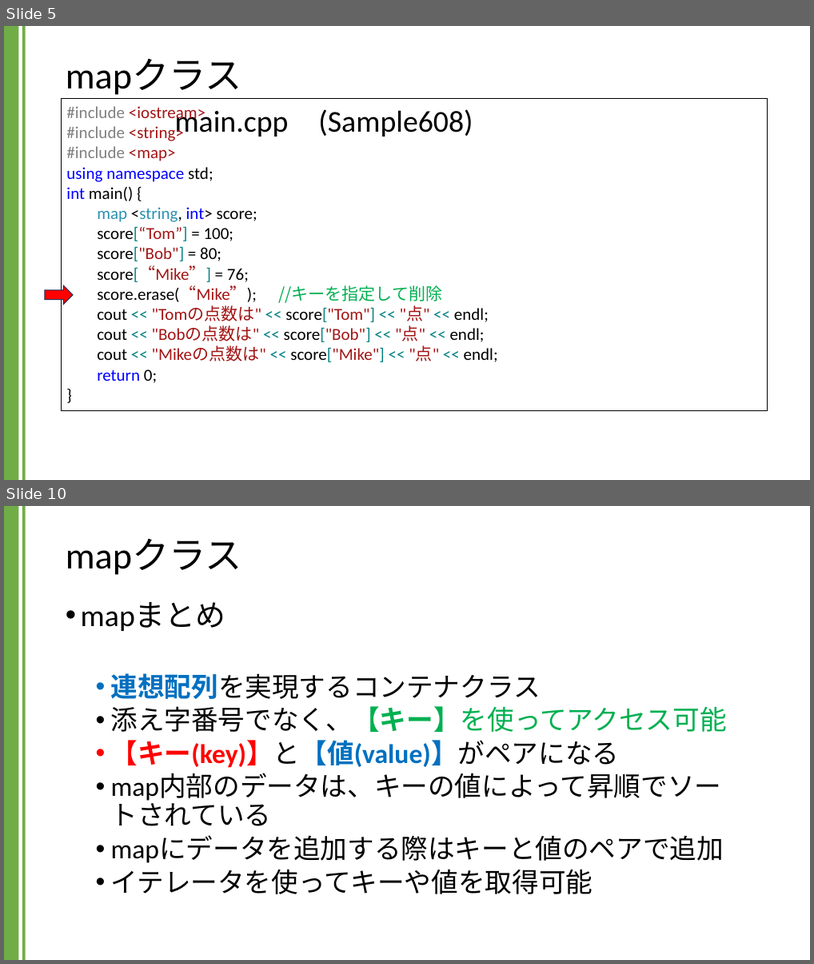
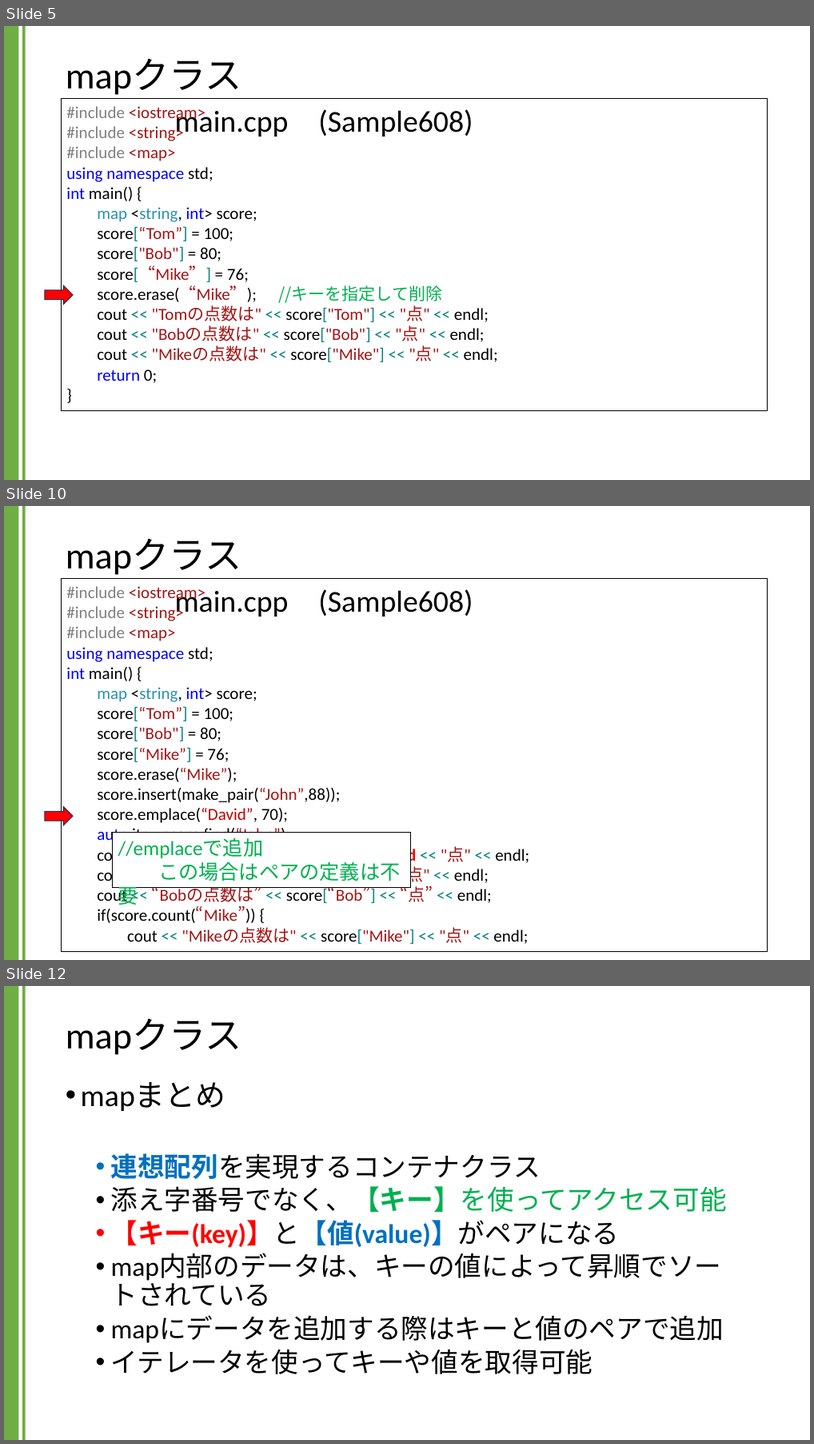
Before and after one commit to kic-murata/cpp2024, a slide deck: 授業資料/講義資料：Mapクラス.pptx. Shown one above the other, each under a label of ours: slides 5 and 10 before the commit, slides 5, 10 and 12 after it; the slides between them are not shown. The pictures are 814x964 and 814x1444 pixels, drawn with LibreOffice and Linux fonts; fonts in the diff are those of the drawing. Boxes give left, top, right and bottom in pixels: in the first picture for what was removed or moved away, otherwise in the second. Text is boxed around its words. In the diff, an @@ line names an element or a change of style, - is before the commit and + after.

```diff
--- a/授業資料/講義資料：Mapクラス.pptx
+++ b/授業資料/講義資料：Mapクラス.pptx
@@ slide 10 added at (x1=4, y1=506, x2=810, y2=960), background #FFFFFF; not listed: 2 template elements that a slide beside it also shows @@
@@ title added at (x1=66, y1=539, x2=242, y2=575), 44 pt, text #000000 @@
+mapクラス
@@ rectangle added at (x1=61, y1=579, x2=768, y2=952), outline #000000 0.75 pt, 20 pt, text #000000 @@
+#include <iostream>
+#include <string>
+#include <map>
+using namespace std;
+int main() {
+map <string, int> score;
+score[“Tom”] = 100;
+score["Bob"] = 80;
+score[“Mike”] = 76;
+score.erase(“Mike”);
+score.insert(make_pair(“John”,88));
+score.emplace(“David”, 70);
+auto itr = score.find(“John”);
+cout << itr->first << "の点数は" << itr->second << "点" << endl;
+cout << "Tomの点数は" << score["Tom"] << "点" << endl;
+cout << “Bobの点数は” << score[“Bob”] << “点” << endl;
+if(score.count(“Mike”)) {
+cout << "Mikeの点数は" << score["Mike"] << "点" << endl;
@@ text added at (x1=175, y1=589, x2=473, y2=616), 36 pt, text #000000 @@
+main.cpp (Sample608)
@@ right arrow added at (x1=45, y1=807, x2=73, y2=825), fill #FF0000, outline #1E3256 1 pt @@
@@ rectangle added at (x1=112, y1=832, x2=410, y2=887), fill #FFFFFF, outline #000000 0.75 pt, 24 pt, text #00B050 @@
+//emplaceで追加
+この場合はペアの定義は不要
@@ what was slide 10 is now slide 12 @@
```
Also in this commit, not shown: 4 slides changed, 1 other slide added, 1 other file.
